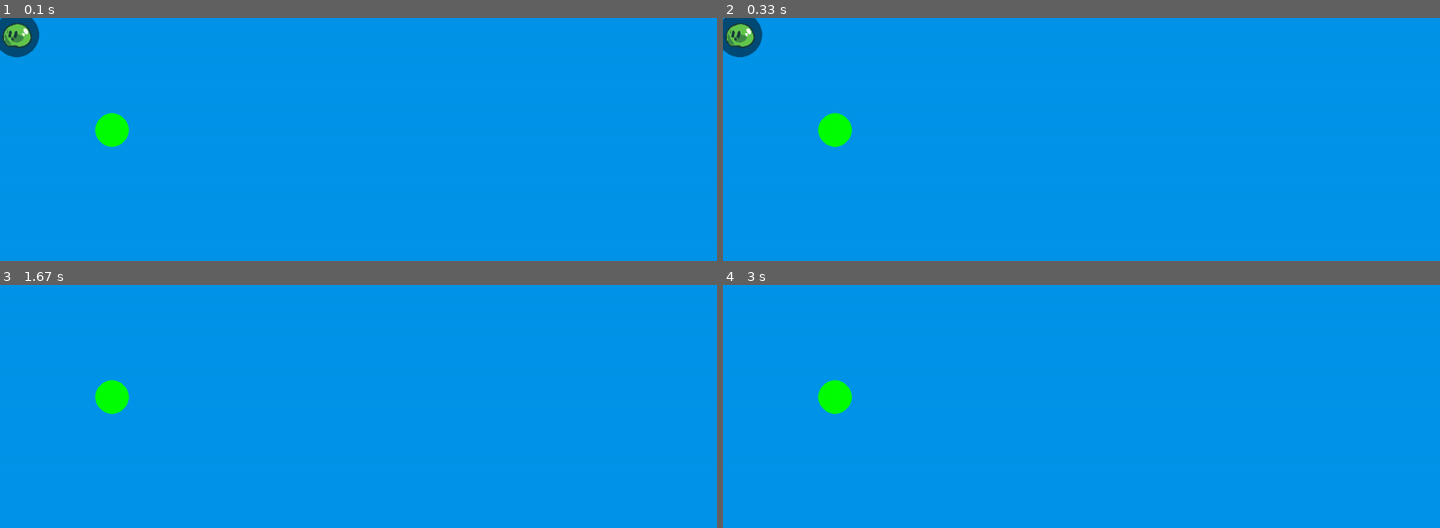
Above: before the commit, frames 1-4 (two rows, left to right).
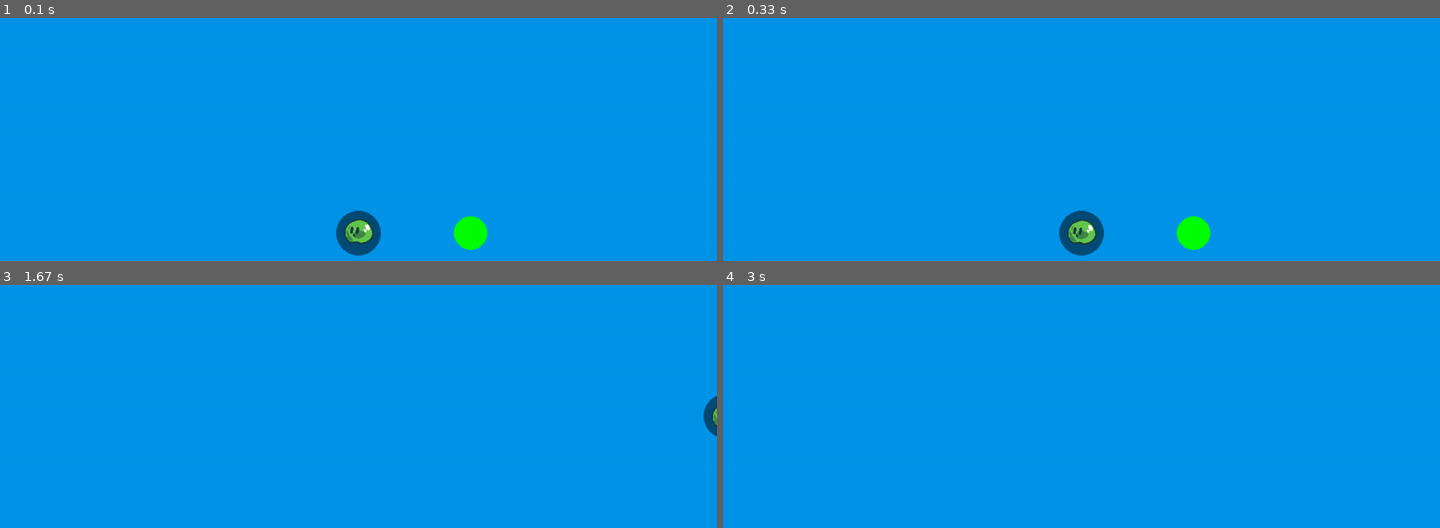
Above: after the commit, the same moments.

Repository: rems64/waterpolo_pygame
Game: pygame game, started from main.py
Two runs of this game, one before a commit and one after it. Both use one fixed random seed, a clock stepped at 60 frames per second and the inputs below.
Inputs:
- Up to frame 1 (0.1 s): no input
- Up to frame 2 (0.33 s): no input
- Up to frame 3 (1.67 s): hold A 0.33-0.8 s; hold Right 0.33-0.8 s; hold Right 0.83-1.3 s; tap Shift at 0.9, 1.2, 1.4 s; tap A at 0.98 s; hold Up 1.33-1.63 s
- Up to frame 4 (3 s): hold Right 1.67-2.13 s; tap Shift at 1.73, 2.03 s

The runs differ from the first frame. In frame 1, 2.7% of the frame differs, in the area x 0-68%, y 0-98%; in frame 2, 2.7%; in frame 3, 0.8%; in frame 4, 0.5%.

Commit message:
Buoyancy

Diff:
--- a/main.py
+++ b/main.py
@@ -65,6 +65,17 @@
 
 def get_directional_vector3(directions):
     return to_vec3(get_directional_vector(directions))
+
+def draw_text(screen, text, pos=(0,0), color=None, **flags):
+    if color == None: color = Colors.BLACK
+    text = str(text)
+
+    antialias = False
+    for k in flags:
+        if k == "antialias": antialias = flags[k]
+
+    textsurface = Globals.game.font.render(text, antialias, color)  # "text", antialias, color
+    screen.blit(textsurface, pos)
 
 
 class Colors:
@@ -79,8 +90,8 @@
 
 
 class Constants:
-    DEFAULT_FRICTION = 0.01
-    DEFAULT_MOVEMENT_FORCE = DEFAULT_FRICTION * 200000
+    DEFAULT_FRICTION = 5
+    DEFAULT_MOVEMENT_FORCE = 3000
 
 
 class Globals:
@@ -152,15 +163,13 @@
             x = actor.pos.x - self.image.width/2
             y = actor.pos.y - self.image.height/2
 
-            if self.shadow and actor.pos.z >= -0.0001:
+            if self.shadow:# and actor.pos.z >= 0:
                 pg.draw.circle(screen, (0,0,0, 125), to_vec2(actor.pos), actor.collision.radius)
 
             self.image.draw(screen, x, y - actor.pos.z)
 
-            if self.shadow and actor.pos.z < -0.0001:
-                pg.draw.circle(screen, (0,0,0, 125), to_vec2(actor.pos), actor.collision.radius)
-
-            # raise Exception("Actor image is not defined")
+            # if self.shadow and actor.pos.z < 0:
+            #     pg.draw.circle(screen, (0,0,0, 125), to_vec2(actor.pos), actor.collision.radius)
 
 
 
@@ -174,22 +183,32 @@
         self.vel: Vec3 = Vec3(0, 0, 0)
         self.acc: Vec3 = Vec3(0, 0, 0)
 
-        self.friction: Number = Constants.DEFAULT_FRICTION
+        self.friction = Constants.DEFAULT_FRICTION
         self._forces: List[Vec3] = []
 
+        self.gravity_force = Vec3(0, 0, -6.674 * 300)
+
+        self.density = 0.2 # 1.0 represents tensity of water
+        self.buoyancy_force = Vec3()
+
         self.renderer = ImageRenderer()
 
     def update(self, dt: float) -> None:
-        # Apply friction
-        # self.apply_force(-self.vel * self.friction)
-
+        self.apply_force(self.gravity_force)
+
+        # Buoyancy on water
+        if self.pos.z <= 0:
+            self.buoyancy_force = -self.gravity_force / self.density
+            self.apply_force(self.buoyancy_force)
+
+        self.apply_force(-self.vel * self.friction)
         self.acc = Vec3()
         for f in self._forces:
             self.acc += f
 
         self._forces.clear()
         self.vel += self.acc * dt
-        self.vel *= self.friction ** dt
+        # self.vel *= self.friction ** dt
 
         self.pos += self.vel * dt
 
@@ -290,22 +309,22 @@
         self.typ = 0
 
         self.renderer.shadow = True
-        self.renderer.set_image(Image("./img/player.png", (64, 64)))
+        self.renderer.set_image(Image("./assets/img/player.png", (64, 64)))
         # self.renderer.shadow = True
 
     def update(self, dt):
         self.do_movement(dt)
 
-        if self.typ == 0:
-            super().update(dt)
-        elif self.typ == 1:
-            super().update2(dt)
+        super().update(dt)
 
     def draw(self, screen):
-        pg.draw.circle(screen, (0,80,0, 125), to_vec2(self.pos), self.collision.radius)
+        super().draw(screen)
+
         # pg.draw.circle(screen, (0,80,0, 125), to_vec2(self.pos), self.collision.radius)
-
-        super().draw(screen)
+        pos = Vec3(round(self.pos.x,1), round(self.pos.y,1), round(self.pos.z,1))
+
+        # draw_text(screen, str(self.pos), to_vec2(self.pos) + Vec2(0, 40))
+
 
     def do_movement(self, dt) -> None:
         dir = get_directional_vector3(self.controls.move)
@@ -318,8 +337,13 @@
 
         if self.is_diving:
             self.current_force = self.diving_force
+            self.apply_force(Vec3(0, 0, -6000))
         else:
             self.current_force = self.swimming_force
+
+        if is_key_down(pg.K_a):
+            self.apply_force(Vec3(0, 0, 3000))
+
 
 
 class Ball(CollidableActor):
@@ -390,7 +414,9 @@
             dt = self._clock.tick(self.fps) / 1000
 
     def init(self):
-        player = Player(30, 30) \
+        self.font = pg.font.Font("./assets/fonts/Nunito-Regular.ttf", 35)
+
+        player = Player(self.width/2, self.height/2) \
             .set_collision(SphereCollision(40)) \
             .set_solid(True)
         player.typ = 0
@@ -403,7 +429,7 @@
         # player2.typ = 1
         # self.new_actor(player2)
 
-        ball = Ball(200, 200) \
+        ball = Ball(self.width/2 + 200, self.height/2) \
             .set_radius(30) \
             .set_solid(True)
         self.new_actor(ball)
Binary file added: assets/fonts/Nunito-Regular.ttf
Renamed: img/player.png -> assets/img/player.png
